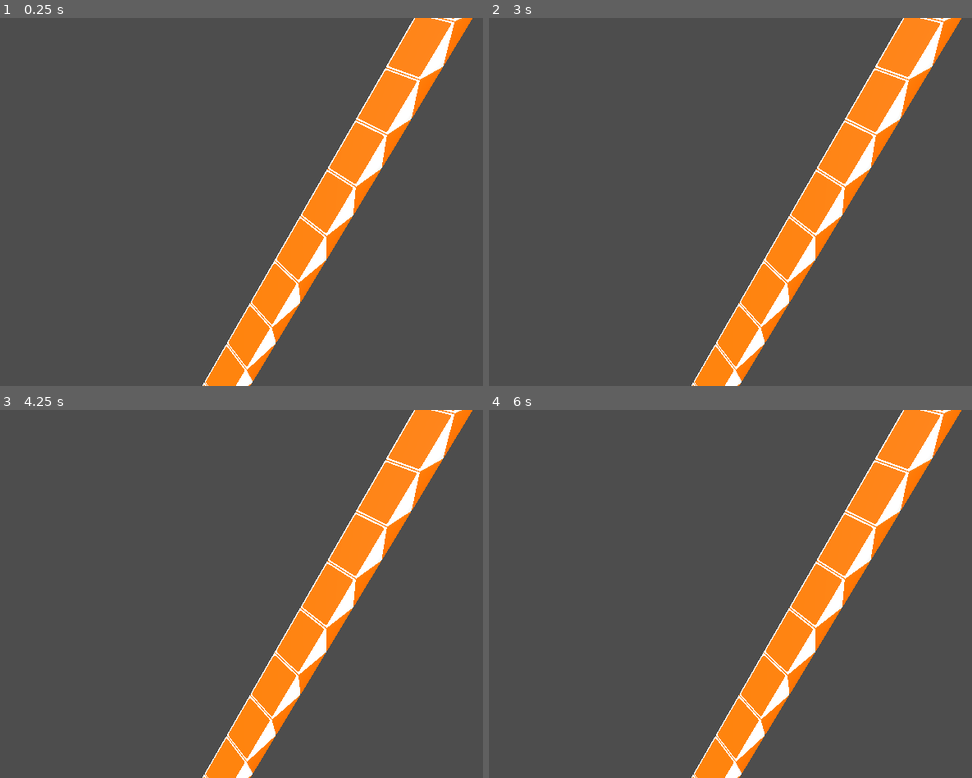
Above: before the commit, frames 1-4 (two rows, left to right).
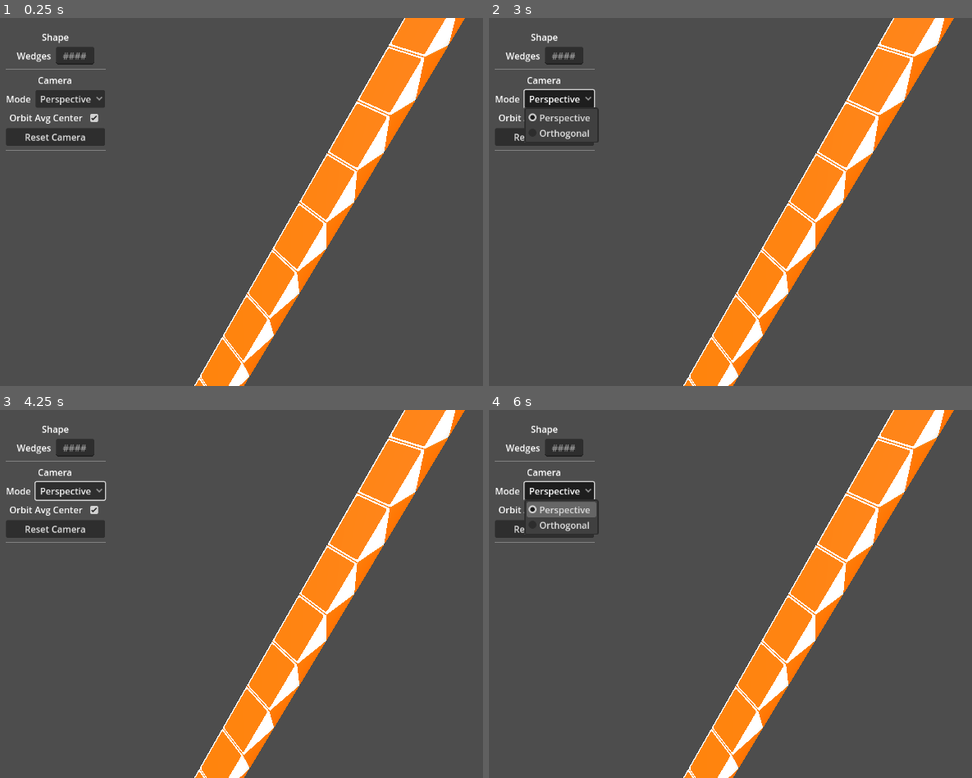
Above: after the commit, the same moments.

Repository: e-thab/rubiks-snake
Game: Godot game, scene res://Main.tscn
Two runs of this game, one before a commit and one after it. Both use one fixed random seed, a clock stepped at 60 frames per second and the inputs below.
Inputs (mouse positions are in pixels of both pictures, inside the frame that each line leads up to):
- Up to frame 1 (0.25 s): no input
- Up to frame 2 (3 s): click (561, 98) at 0.5 s, where only the run after the commit has a clickable "Perspective"; click (580, 117) at 1.27 s; click (542, 135) at 2 s, where only the run after the commit has a clickable "Reset Camera"; click (561, 98) at 2.75 s, where only the run after the commit has a clickable "Perspective"
- Up to frame 3 (4.25 s): click (91, 509) at 3.52 s
- Up to frame 4 (6 s): click (561, 490) at 4.25 s, where only the run after the commit has a clickable "Perspective"; click (580, 509) at 5.02 s; tap Enter at 5.75 s; move the mouse to (962, 575) at 5.77 s; tap Middle mouse button (cam_pan) at 5.85 s

The runs differ from the first frame. In frame 1, 8.8% of the frame differs, in the area x 1-98%, y 0-100%; in frame 2, 8.6%; in frame 3, 8.9%; in frame 4, 9.1%.

Commit message:
initial UI, avg center orbit

Diff:
--- a/Main.gd
+++ b/Main.gd
@@ -7,16 +7,18 @@
 var camera_spatial: Node3D
 var cam_rotating = false
 var cam_panning = false
+var cam_following = true
 var initial_cam_rot
 var initial_cam_pos
 
 var pan_sensitivity = 1.0
 var rot_sensitivity = 1.0
 var zoom_sensitivity = 0.5
-var SENS_MULTI = 0.01	# Pan and rotate need small numbers. this allows sensible, human-readable options
+var SENS_MULTI = 0.01	# Pan and rotate need small numbers. This maps the values to a sensible range
 
 var rotation_speed = 1	# How quickly wedges rotate
 var wedges = []
+var last_wedge
 
 
 # Called when the node enters the scene tree for the first time.
@@ -24,7 +26,8 @@
 	camera = $CameraSpatial/Camera3D
 	camera_spatial = $CameraSpatial
 	set_cam_orthogonal(cam_orthogonal)
-	instantiate_wedges(wedge_count)
+	instantiate_initial_wedge()
+	instantiate_wedges(wedge_count - 1)
 
 	camera_spatial.position = wedges[wedge_count/2].global_position
 	initial_cam_rot = camera_spatial.rotation
@@ -34,6 +37,11 @@
 # Called every frame. 'delta' is the elapsed time since the previous frame.
 func _process(delta):
 	pass
+
+
+func _physics_process(delta):
+	if cam_following:
+		camera_spatial.set_position(get_center())
 
 
 func _input(event):
@@ -49,7 +57,7 @@
 		reset_cam()
 
 	if event is InputEventMouseMotion:
-		if cam_panning:
+		if cam_panning and not cam_following:
 			var mvmt = Vector3(-event.relative.x, event.relative.y, 0.0) * pan_sensitivity * SENS_MULTI
 			camera_spatial.translate(mvmt)
 		elif cam_rotating:
@@ -58,35 +66,57 @@
 			camera_spatial.rotation.x = clamp(camera_spatial.rotation.x, -PI/2.0, PI/2.0)
 
 
+func instantiate_initial_wedge():
+	var scene = preload("res://Wedge.tscn")
+	var wedge = scene.instantiate()
+	add_child(wedge)
+	wedges.append(wedge)
+	wedge.index = 0
+	last_wedge = wedge
+	wedge.rot_speed = rotation_speed
+	wedge.connect("wedge_rotate", _on_wedge_rotate)
+	wedge.set_color(Globals.WedgeColor.WHITE)
+
+
 func instantiate_wedges(n):
-	var previous_wedge
-	var pos = Vector3(-1, 0, 0)
-
+	var offset = Vector3(-1, 0, 0)
 	for i in range(n):
 		var scene = preload("res://Wedge.tscn")
 		var wedge = scene.instantiate()
-
-		if previous_wedge:
-			previous_wedge.add_child(wedge)
-		else:
-			add_child(wedge)
-
-		wedge.set_position(pos)
+		last_wedge.add_child(wedge)
+
+		wedge.set_position(offset)
 		wedges.append(wedge)
-
-		wedge.index = i
+		wedge.index = last_wedge.index + 1
 		wedge.rot_speed = rotation_speed
 		wedge.connect("wedge_rotate", _on_wedge_rotate)
-
-		if i % 2 == 0:
+		wedge.rotation_degrees.y = 180.0
+		wedge.rotation_degrees.z = -90.0
+
+		if wedge.index % 2 == 0:
 			wedge.set_color(Globals.WedgeColor.WHITE)
 		else:
 			wedge.set_color(Globals.WedgeColor.ORANGE)
 
-		if previous_wedge:
-			wedge.rotation_degrees.y = 180.0
-			wedge.rotation_degrees.z = -90.0
-		previous_wedge = wedge
+		last_wedge = wedge
+
+
+func set_wedge_count(n):
+	if n == wedge_count:
+		return
+
+	elif n < wedge_count:
+		wedges[n].queue_free()
+		var kept_wedges = []
+		for i in range(n):
+			kept_wedges.append(wedges[i])
+		wedges = kept_wedges
+		last_wedge = wedges[-1]
+
+	elif n > wedge_count:
+		instantiate_wedges(n - wedge_count)
+
+	wedge_count = n
 
 
 func wedge_list():
@@ -96,11 +126,34 @@
 	return wedge_turns
 
 
+func get_center():
+	var pos_x = []
+	var pos_y = []
+	var pos_z = []
+	for wedge in wedges:
+		pos_x.append(wedge.global_position.x)
+		pos_y.append(wedge.global_position.y)
+		pos_z.append(wedge.global_position.z)
+
+	return Vector3(
+		avg(pos_x),
+		avg(pos_y),
+		avg(pos_z)
+	)
+
+func avg(lst):
+	var t = 0.0
+	for x in lst:
+		t += x
+	return t / len(lst)
+
+
 func set_cam_orthogonal(ortho):
 	if ortho:
 		camera.set_orthogonal(10.0, 0.05, 4000.0)
 	else:
 		camera.set_perspective(60.0, 0.05, 4000.0)
+	cam_orthogonal = ortho
 
 
 func zoom_in():
@@ -120,10 +173,39 @@
 			camera.translate(camera.basis.z.normalized() * zoom_sensitivity)
 
 func reset_cam():
-	camera_spatial.position = initial_cam_pos
+	if cam_orthogonal:
+		camera.size = 10.0
+	else:
+		camera.position.z = 8.0
+
 	camera_spatial.rotation = initial_cam_rot
-	camera.position.z = 8.0
+	if not cam_following:
+		camera_spatial.position = initial_cam_pos
+
 
 func _on_wedge_rotate(i, dir: Globals.WedgeRotation):
 	wedges[i].rotate_wedge(dir)
 	print(wedge_list())
+
+
+func _on_reset_cam_button_pressed():
+	reset_cam()
+
+
+func _on_cam_mode_button_item_selected(index):
+	# Perspective mode button index = 0
+	# Orthogonal = 1
+	if index == 0:
+		set_cam_orthogonal(false)
+	elif index == 1:
+		set_cam_orthogonal(true)
+
+
+func _on_cam_follow_button_toggled(button_pressed):
+	cam_following = button_pressed
+
+
+func _on_wedge_count_edit_text_submitted(new_text):
+	var n = int(new_text)
+	if n > 0:
+		set_wedge_count(n)
--- a/Main.tscn
+++ b/Main.tscn
@@ -1,6 +1,7 @@
-[gd_scene load_steps=4 format=3 uid="uid://c7sdva1cjepe8"]
+[gd_scene load_steps=5 format=3 uid="uid://c7sdva1cjepe8"]
 
 [ext_resource type="Script" path="res://Main.gd" id="1_8r0ai"]
+[ext_resource type="Script" path="res://UI.gd" id="2_0756r"]
 
 [sub_resource type="Environment" id="Environment_pp62p"]
 background_mode = 2
@@ -25,3 +26,110 @@
 [node name="Camera3D" type="Camera3D" parent="CameraSpatial"]
 transform = Transform3D(1, 0, 8.9407e-08, 0, 1, 1.04308e-07, 0, -1.49012e-08, 1, 0, 2.38419e-07, 8)
 projection = 1
+
+[node name="UI" type="Control" parent="."]
+layout_mode = 3
+anchors_preset = 15
+anchor_right = 1.0
+anchor_bottom = 1.0
+grow_horizontal = 2
+grow_vertical = 2
+script = ExtResource("2_0756r")
+
+[node name="MarginContainer" type="MarginContainer" parent="UI"]
+layout_mode = 1
+anchors_preset = 9
+anchor_bottom = 1.0
+offset_right = 163.0
+grow_vertical = 2
+theme_override_constants/margin_left = 12
+theme_override_constants/margin_top = 12
+theme_override_constants/margin_right = 12
+theme_override_constants/margin_bottom = 12
+
+[node name="VBoxContainer" type="VBoxContainer" parent="UI/MarginContainer"]
+layout_mode = 2
+theme_override_constants/separation = 6
+
+[node name="HSeparator" type="HSeparator" parent="UI/MarginContainer/VBoxContainer"]
+layout_mode = 2
+
+[node name="Label2" type="Label" parent="UI/MarginContainer/VBoxContainer"]
+layout_mode = 2
+text = "Shape"
+horizontal_alignment = 1
+vertical_alignment = 1
+
+[node name="WedgeCountContainer" type="HBoxContainer" parent="UI/MarginContainer/VBoxContainer"]
+layout_mode = 2
+theme_override_constants/separation = 8
+alignment = 1
+
+[node name="Label" type="Label" parent="UI/MarginContainer/VBoxContainer/WedgeCountContainer"]
+layout_mode = 2
+text = "Wedges"
+
+[node name="WedgeCountEdit" type="LineEdit" parent="UI/MarginContainer/VBoxContainer/WedgeCountContainer"]
+layout_mode = 2
+placeholder_text = "####"
+alignment = 1
+max_length = 4
+context_menu_enabled = false
+deselect_on_focus_loss_enabled = false
+
+[node name="HSeparator2" type="HSeparator" parent="UI/MarginContainer/VBoxContainer"]
+layout_mode = 2
+
+[node name="Label" type="Label" parent="UI/MarginContainer/VBoxContainer"]
+layout_mode = 2
+text = "Camera"
+horizontal_alignment = 1
+vertical_alignment = 1
+
+[node name="CamModeContainer" type="HBoxContainer" parent="UI/MarginContainer/VBoxContainer"]
+layout_mode = 2
+theme_override_constants/separation = 8
+alignment = 1
+
+[node name="Label" type="Label" parent="UI/MarginContainer/VBoxContainer/CamModeContainer"]
+layout_mode = 2
+text = "Mode"
+vertical_alignment = 1
+
+[node name="CamModeButton" type="OptionButton" parent="UI/MarginContainer/VBoxContainer/CamModeContainer"]
+layout_mode = 2
+alignment = 1
+item_count = 2
+selected = 0
+popup/item_0/text = "Perspective"
+popup/item_0/id = 0
+popup/item_1/text = "Orthogonal"
+popup/item_1/id = 1
+
+[node name="FollowContainer" type="HBoxContainer" parent="UI/MarginContainer/VBoxContainer"]
+layout_mode = 2
+theme_override_constants/separation = 8
+alignment = 1
+
+[node name="Label" type="Label" parent="UI/MarginContainer/VBoxContainer/FollowContainer"]
+layout_mode = 2
+text = "Orbit Avg Center"
+vertical_alignment = 1
+
+[node name="CamFollowButton" type="CheckBox" parent="UI/MarginContainer/VBoxContainer/FollowContainer"]
+layout_mode = 2
+button_pressed = true
+
+[node name="ResetCamButton" type="Button" parent="UI/MarginContainer/VBoxContainer"]
+layout_mode = 2
+text = "Reset Camera"
+
+[node name="HSeparator3" type="HSeparator" parent="UI/MarginContainer/VBoxContainer"]
+layout_mode = 2
+
+[connection signal="text_changed" from="UI/MarginContainer/VBoxContainer/WedgeCountContainer/WedgeCountEdit" to="UI" method="_on_wedge_count_edit_text_changed"]
+[connection signal="text_submitted" from="UI/MarginContainer/VBoxContainer/WedgeCountContainer/WedgeCountEdit" to="." method="_on_wedge_count_edit_text_submitted"]
+[connection signal="text_submitted" from="UI/MarginContainer/VBoxContainer/WedgeCountContainer/WedgeCountEdit" to="UI" method="_on_wedge_count_edit_text_submitted"]
+[connection signal="item_selected" from="UI/MarginContainer/VBoxContainer/CamModeContainer/CamModeButton" to="." method="_on_cam_mode_button_item_selected"]
+[connection signal="toggled" from="UI/MarginContainer/VBoxContainer/FollowContainer/CamFollowButton" to="." method="_on_cam_follow_button_toggled"]
+[connection signal="pressed" from="UI/MarginContainer/VBoxContainer/ResetCamButton" to="." method="_on_reset_cam_button_pressed"]
--- /dev/null
+++ b/UI.gd
@@ -0,0 +1,28 @@
+extends Control
+
+var wedge_count_edit: LineEdit
+
+# Called when the node enters the scene tree for the first time.
+func _ready():
+	wedge_count_edit = $MarginContainer/VBoxContainer/WedgeCountContainer/WedgeCountEdit
+
+
+# Called every frame. 'delta' is the elapsed time since the previous frame.
+func _process(delta):
+	pass
+
+
+func _on_wedge_count_edit_text_changed(new_text):
+	var good_text = ""
+	for c in new_text:
+		if c in "0123456789":
+			good_text += c
+#		else:
+#			print('non-digit entered')
+
+	wedge_count_edit.text = good_text
+	wedge_count_edit.caret_column = len(good_text)
+
+
+func _on_wedge_count_edit_text_submitted(new_text):
+	wedge_count_edit.release_focus()
--- a/Wedge.gd
+++ b/Wedge.gd
@@ -36,6 +36,11 @@
 				emit_signal("wedge_rotate", index, Globals.WedgeRotation.CLOCKWISE)
 			elif Input.is_action_just_pressed("rotate_counter_clockwise"):
 				emit_signal("wedge_rotate", index, Globals.WedgeRotation.COUNTER_CLOCKWISE)
+
+		if hovering:
+			if Input.is_action_just_pressed("select"):
+				# set cam orbit around selected wedge
+				print('select')
 
 
 func _physics_process(delta):
--- a/project.godot
+++ b/project.godot
@@ -30,7 +30,6 @@
 "deadzone": 0.5,
 "events": [Object(InputEventMouseButton,"resource_local_to_scene":false,"resource_name":"","device":-1,"window_id":0,"a …(253 unchanged characters)…
 , Object(InputEventMouseButton,"resource_local_to_scene":false,"resource_name":"","device":-1,"window_id":0,"alt_presse …(243 unchanged characters)…
-, Object(InputEventMouseButton,"resource_local_to_scene":false,"resource_name":"","device":-1,"window_id":0,"alt_pressed":false,"shift_pressed":true,"ctrl_pressed":false,"meta_pressed":false,"button_mask":0,"position":Vector2(0, 0),"global_position":Vector2(0, 0),"factor":1.0,"button_index":2,"canceled":false,"pressed":false,"double_click":false,"script":null)
 , Object(InputEventMouseButton,"resource_local_to_scene":false,"resource_name":"","device":-1,"window_id":0,"alt_presse …(244 unchanged characters)…
 ]
 }
@@ -59,6 +58,11 @@
 "events": [Object(InputEventKey,"resource_local_to_scene":false,"resource_name":"","device":0,"window_id":0,"alt_pressed":false,"shift_pressed":false,"ctrl_pressed":false,"meta_pressed":false,"pressed":false,"keycode":0,"physical_keycode":81,"key_label":0,"unicode":0,"echo":false,"script":null)
 ]
 }
+select={
+"deadzone": 0.5,
+"events": [Object(InputEventMouseButton,"resource_local_to_scene":false,"resource_name":"","device":-1,"window_id":0,"alt_pressed":false,"shift_pressed":false,"ctrl_pressed":false,"meta_pressed":false,"button_mask":0,"position":Vector2(0, 0),"global_position":Vector2(0, 0),"factor":1.0,"button_index":1,"canceled":false,"pressed":false,"double_click":false,"script":null)
+]
+}
 
 [rendering]
 
